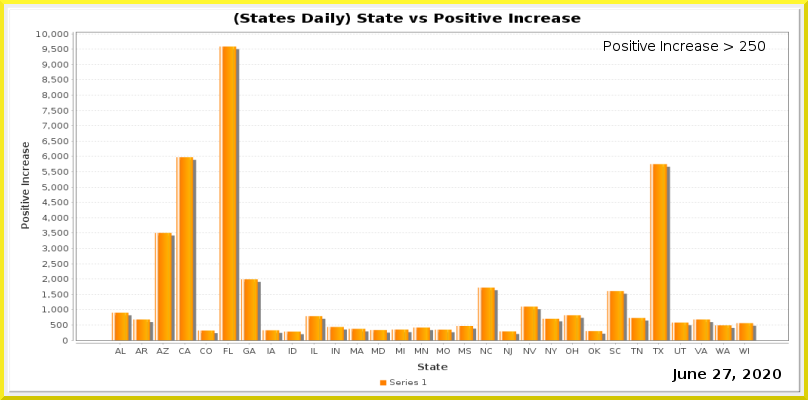
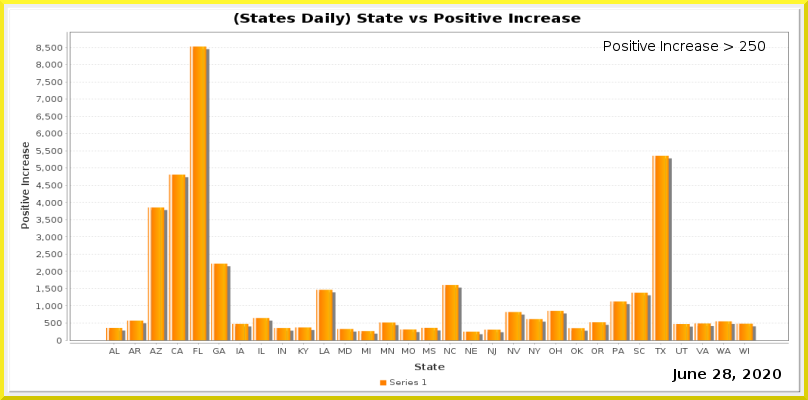
Layer changes from the first 808×400 image to the second:
painted on "Current Date" over [723, 369, 731, 379]
painted on "Date_vs_TestIncrease.png" over [36, 31, 789, 371]
